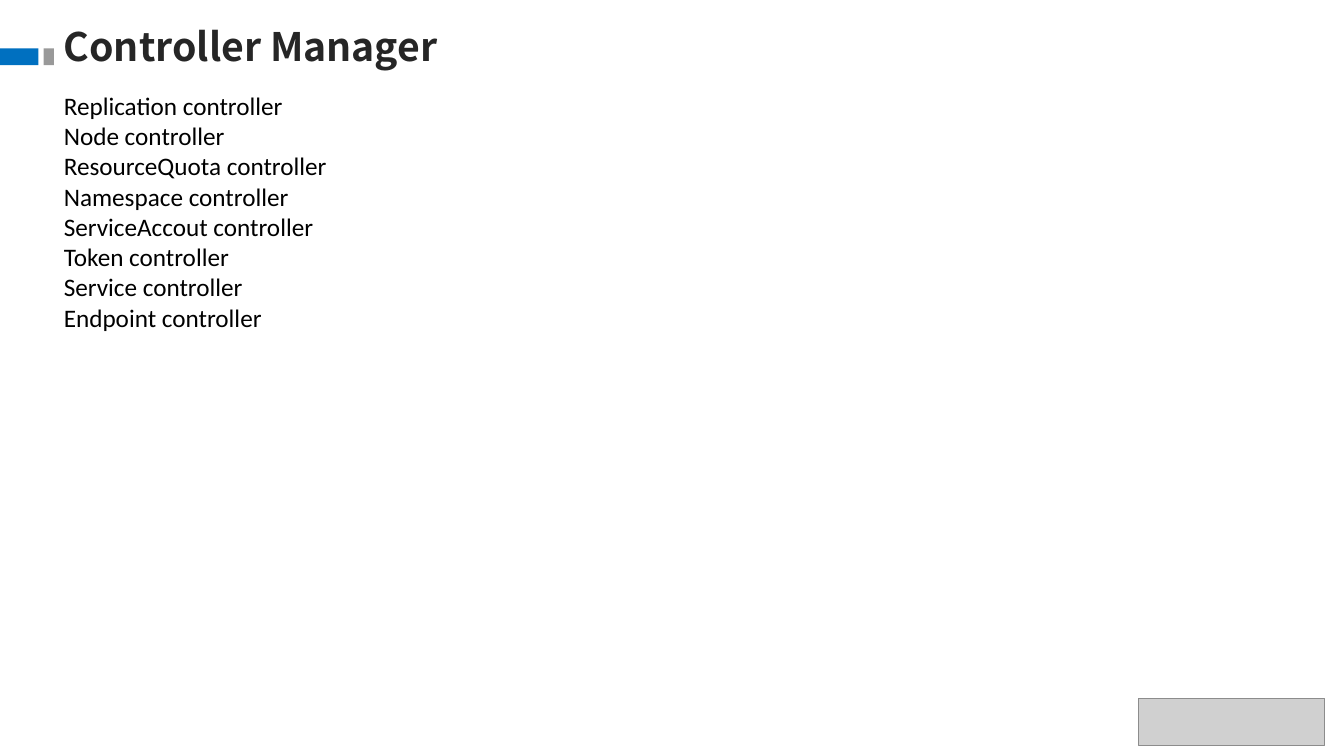
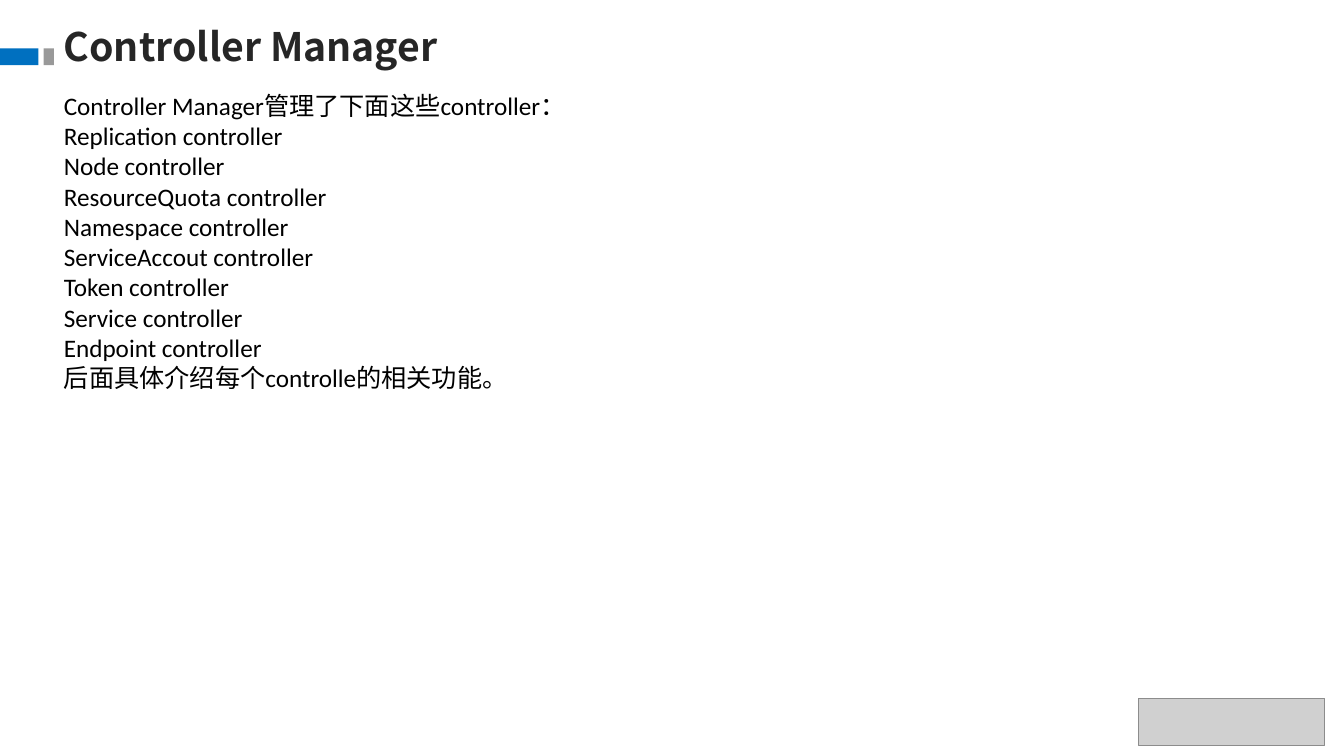
Before and after one commit to theDEADpool/data_structure, a slide deck: slide 18 of k8s.pptx (slide 16 before the commit). Drawn at 1344x756 pixels with LibreOffice and Linux fonts; fonts in the diff are those of the drawing; grey boxes stand for pictures. Boxes give left, top, right and bottom in pixels: in the first picture for what was removed or moved away, otherwise in the second. Text is boxed around its words. In the diff, an @@ line names an element or a change of style, - is before the commit and + after.

```diff
--- a/k8s.pptx
+++ b/k8s.pptx
@@ text at <box>64,94,565,120</box>: paragraph added @@
+Controller Manager管理了下面这些controller：
@@ text at <box>64,365,508,389</box>: paragraph added @@
+后面具体介绍每个controlle的相关功能。
```
Also in this commit, not shown: 2 other slides changed, 4 slides added, 2 slides removed.
